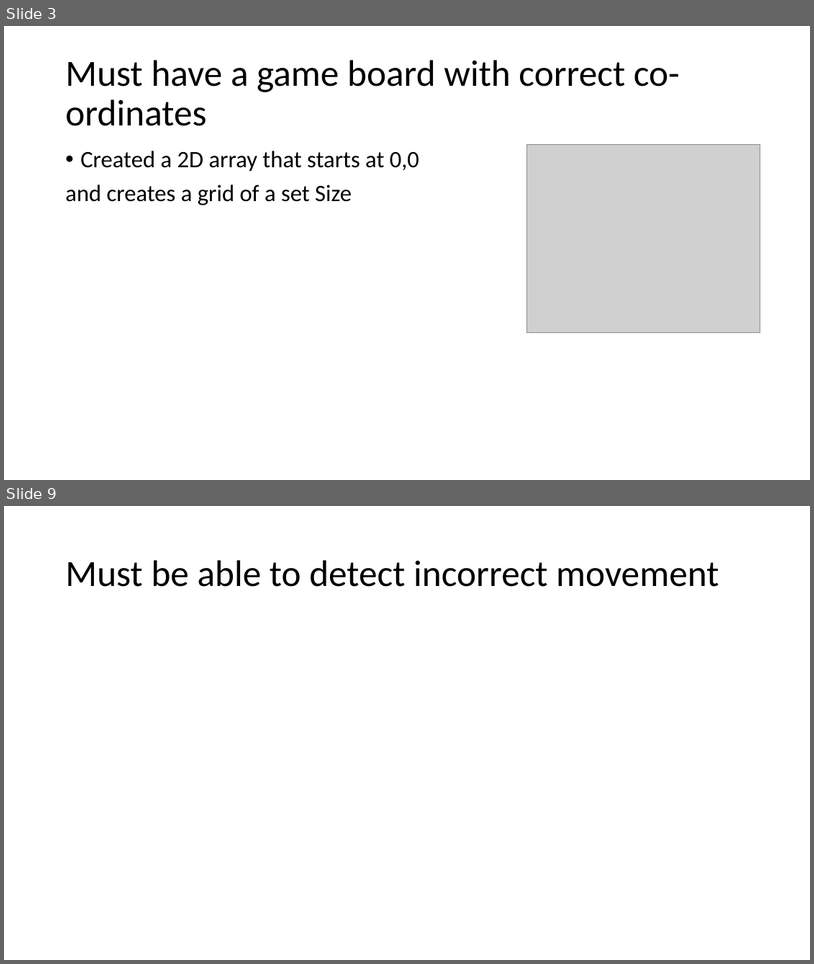
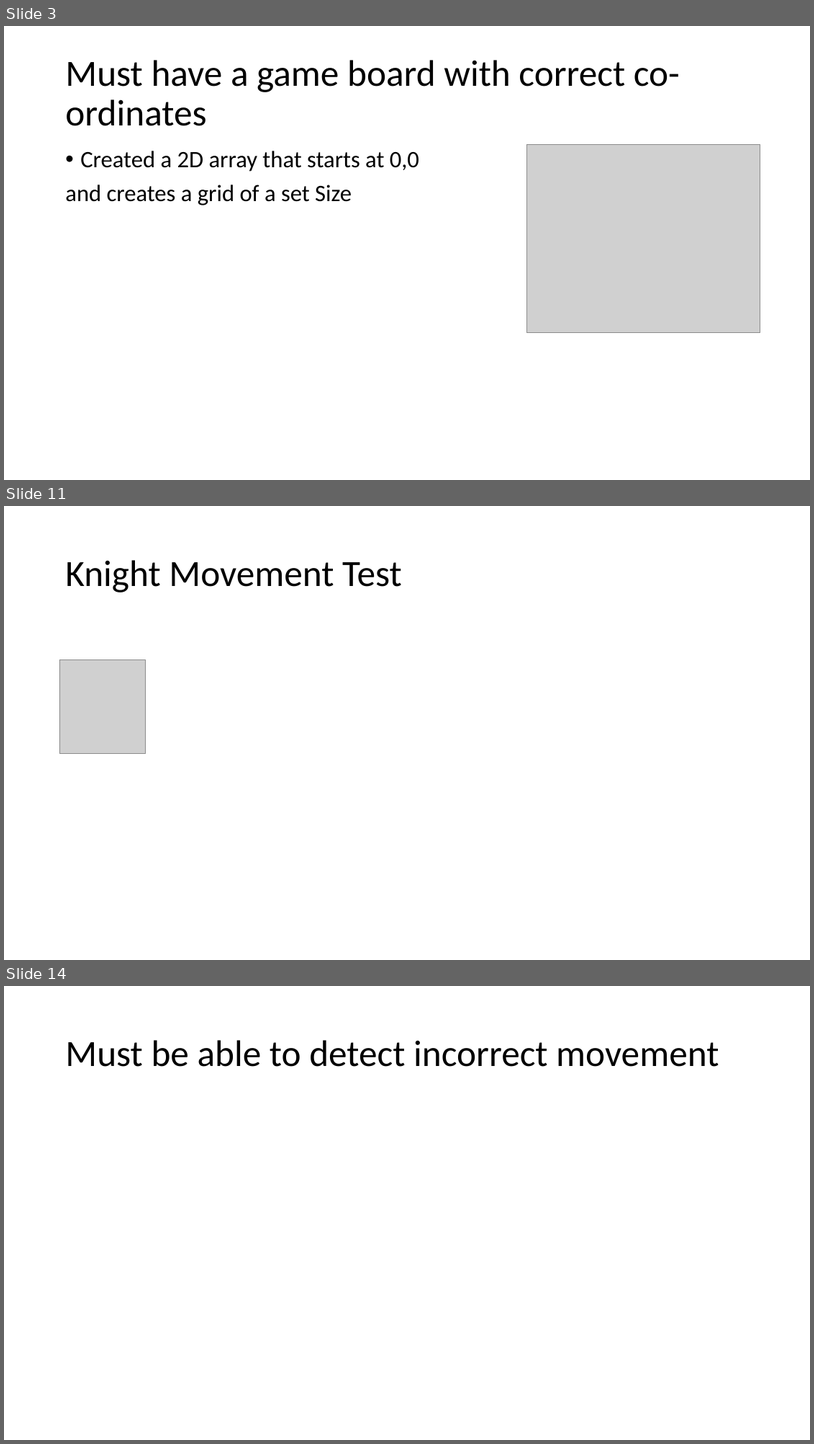
Before and after one commit to KeaganErasmus/BCDE222-C-, a slide deck: Presentation.pptx. Shown one above the other, each under a label of ours: slides 3 and 9 before the commit, slides 3, 11 and 14 after it; the slides between them are not shown. The pictures are 814x964 and 814x1444 pixels, drawn with LibreOffice and Linux fonts; fonts in the diff are those of the drawing; grey boxes stand for pictures. Boxes give left, top, right and bottom in pixels: in the first picture for what was removed or moved away, otherwise in the second. Text is boxed around its words. In the diff, an @@ line names an element or a change of style, - is before the commit and + after.

```diff
--- a/Presentation.pptx
+++ b/Presentation.pptx
@@ slide 11 added at box(4, 506, 810, 960), background #FFFFFF @@
@@ title added at box(65, 560, 402, 592), 44 pt, text #000000 @@
+Knight Movement Test
@@ picture added at box(59, 659, 146, 753) @@
@@ what was slide 9 is now slide 14 @@
```
Also in this commit, not shown: 7 slides changed, 5 other slides added, 23 other files.
